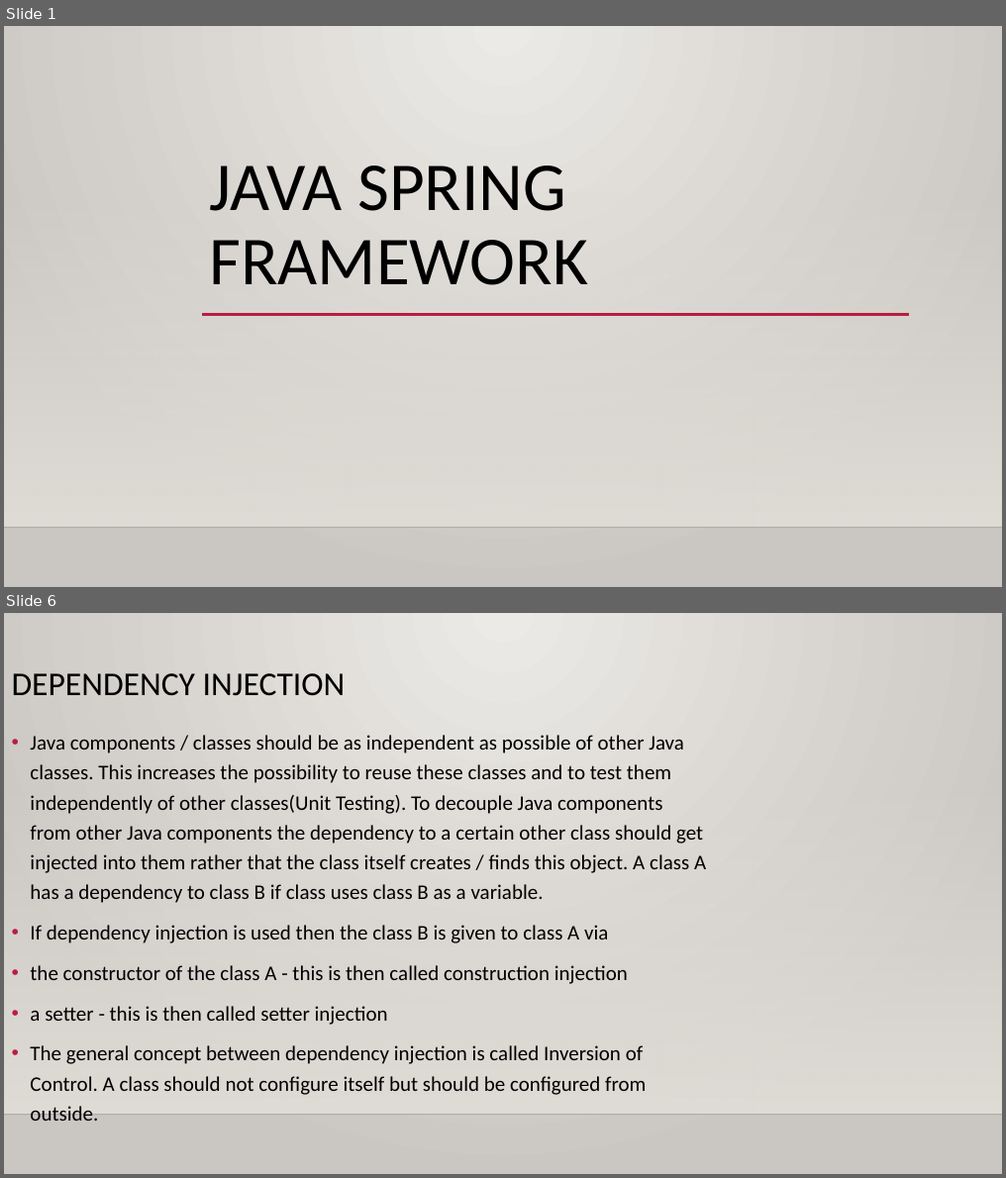
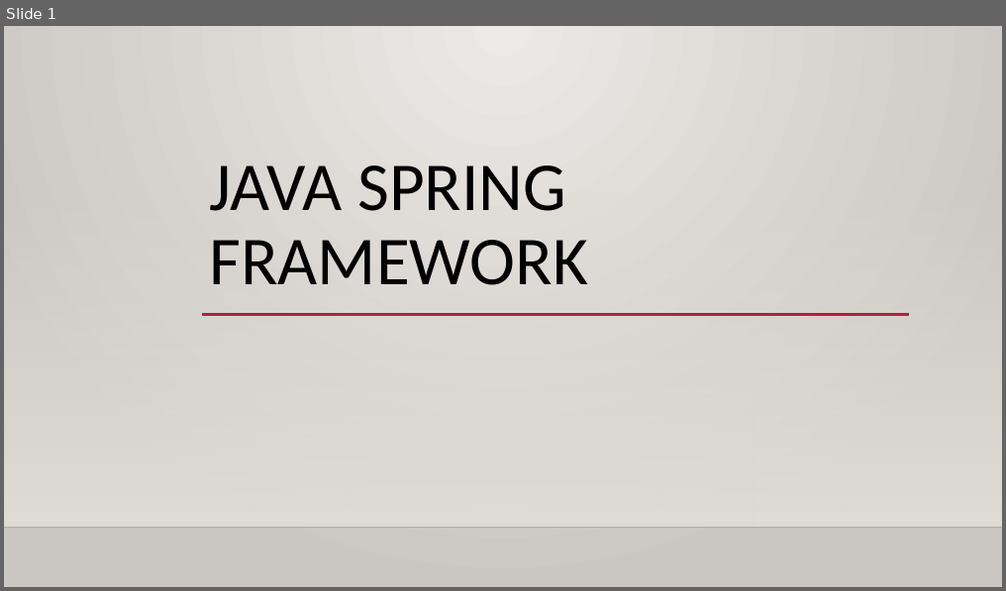
Before and after one commit to jaganspringboot/radhavkrishna1994, a slide deck: Springmaterial/ppts/Java Spring Framework.pptx. Shown one above the other, each under a label of ours: slides 1 and 6 before the commit, slide 1 after it; the slides between them are not shown. The pictures are 1006x1178 and 1006x591 pixels, drawn with LibreOffice and Linux fonts; fonts in the diff are those of the drawing; background and template pictures are left out. Boxes give left, top, right and bottom in pixels: in the first picture for what was removed or moved away, otherwise in the second. Text is boxed around its words. In the diff, an @@ line names an element or a change of style, - is before the commit and + after.

```diff
--- a/Springmaterial/ppts/Java Spring Framework.pptx
+++ b/Springmaterial/ppts/Java Spring Framework.pptx
@@ slide 6 removed at [4, 613, 1002, 1174], background gradient #ECEAE7 to #CAC7C1; not listed: 2 template elements that a slide beside it also shows @@
@@ title removed at [12, 673, 346, 696] @@
-DEPENDENCY INJECTION
@@ text removed at [30, 735, 706, 1121] @@
-• Java components / classes should be as independent as possible of other Java classes. This increases the possibility to reuse these classes and to test them independently of other classes(Unit Testing). To decouple Java components from other Java components the dependency to a certain other class should get injected into them rather that the class itself creates / finds this object. A class A has a dependency to class B if class uses class B as a variable.
-• If dependency injection is used then the class B is given to class A via
-• the constructor of the class A - this is then called construction injection
-• a setter - this is then called setter injection
-• The general concept between dependency injection is called Inversion of Control. A class should not configure itself but should be configured from outside.
```
Also in this commit, not shown: 10 slides changed, 7 slides added, 16 other slides removed, 3 other files.
